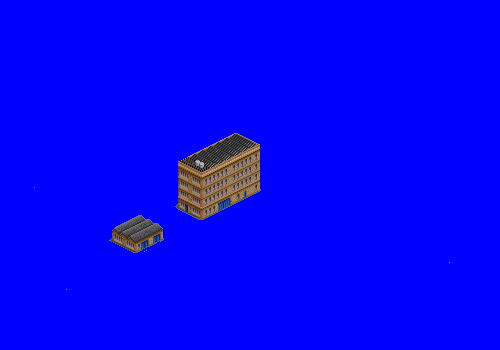
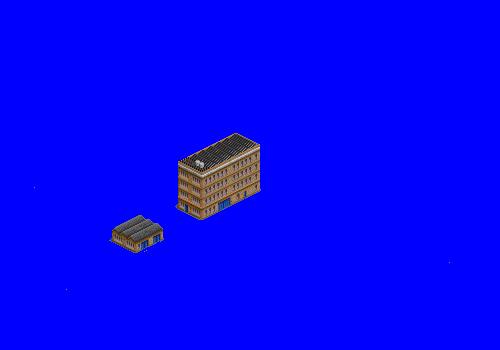
Layers edited between the first and the second 500x350 image:
added layer "Layer 3" in group "mill" over [178, 147, 260, 179]
hid "mill building copy" over [178, 147, 260, 179]
